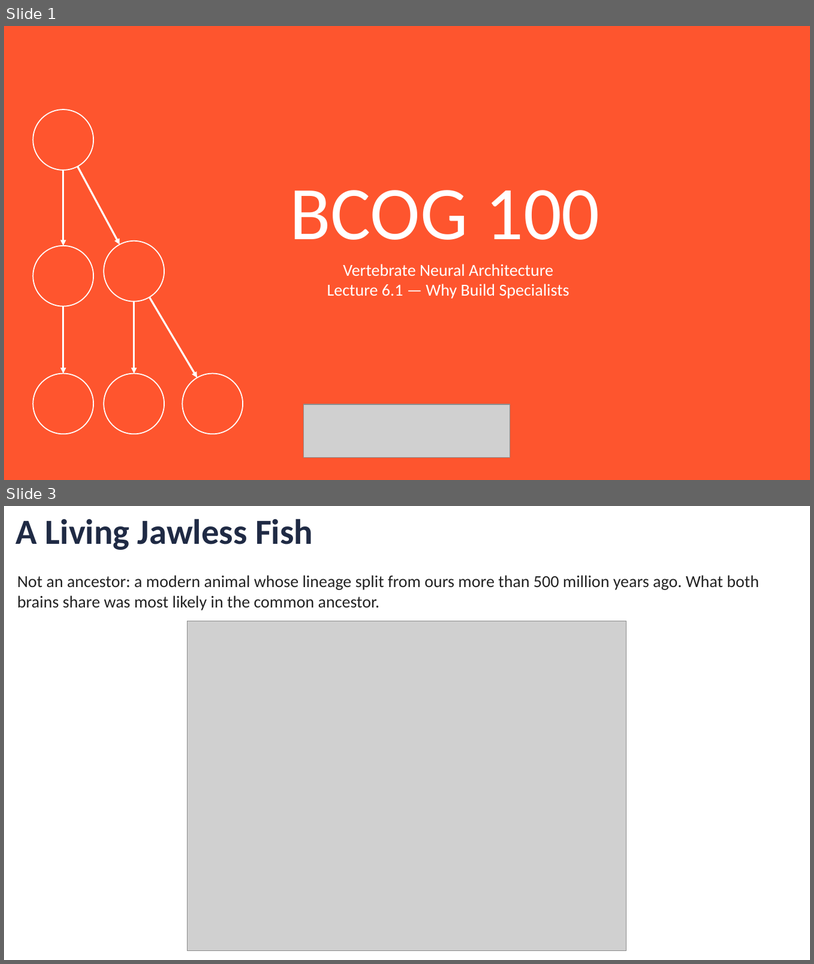
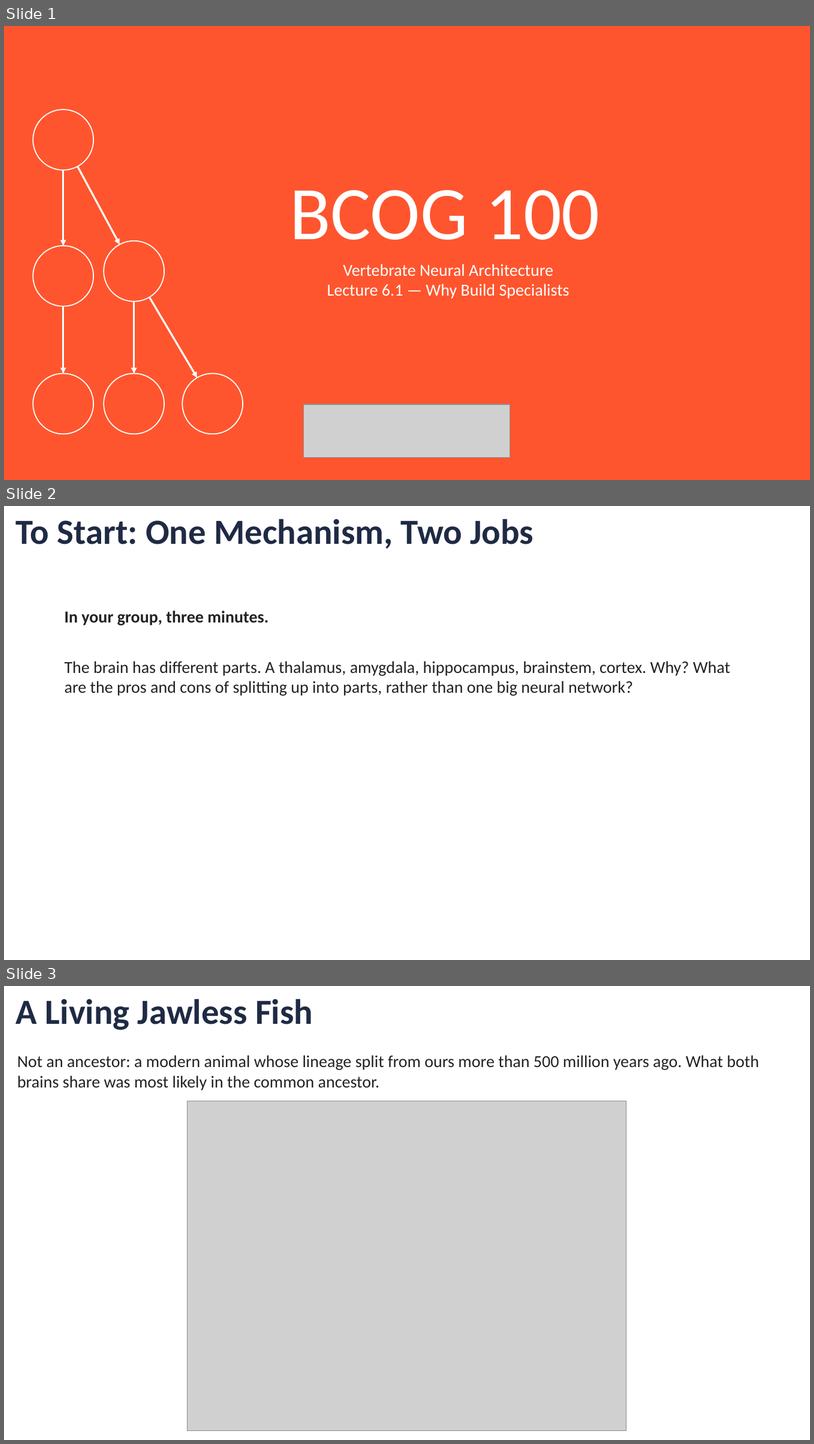
Before and after one commit to jonwillits/intro_to_bcs, a slide deck: vertebrate_neural_architecture/vertebrate_neural_architecture_lecture_1.pptx. Shown one above the other, each under a label of ours: slides 1 and 3 before the commit, slides 1, 2 and 3 after it; the slides between them are not shown. The pictures are 814x964 and 814x1444 pixels, drawn with LibreOffice and Linux fonts; fonts in the diff are those of the drawing; grey boxes stand for pictures. Boxes give left, top, right and bottom in pixels: in the first picture for what was removed or moved away, otherwise in the second. Text is boxed around its words. In the diff, an @@ line names an element or a change of style, - is before the commit and + after.

```diff
--- a/vertebrate_neural_architecture/vertebrate_neural_architecture_lecture_1.pptx
+++ b/vertebrate_neural_architecture/vertebrate_neural_architecture_lecture_1.pptx
@@ slide 2 added at (x1=4, y1=506, x2=810, y2=960), background #FFFFFF @@
@@ text added at (x1=16, y1=519, x2=534, y2=549), 42 pt, text #1F2A44, bold @@
+To Start: One Mechanism, Two Jobs
@@ text added at (x1=65, y1=610, x2=731, y2=696), 20 pt, text #222222 @@
+In your group, three minutes.
+The brain has different parts. A thalamus, amygdala, hippocampus, brainstem, cortex. Why? What are the pros and cons of splitting up into parts, rather than one big neural network?
```
Also in this commit, not shown: 1 slide changed, 1 other slide added, 2 slides removed, 16 other files.
